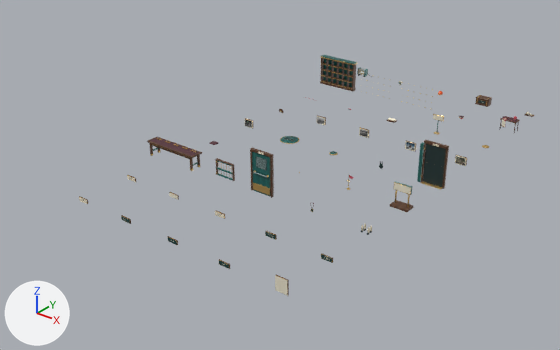
What one commit did to the Blender file handoff-1121/expo-review/workshop-v4/visitor-services.blend.
One viewpoint serves both versions: a 50 mm camera at (27.6, -43.7, 17.2) aimed at (4.7, -15.0, -0.5). The lights are fixed; the arrows at lower left show +X, +Y and +Z. The older version comes first.

Objects in the first picture: 'annex_cabinet_body', 'annex_corrections_desk_body', 'annex_fire_exit_body', 'annex_keeper_door_body' and 23 more.
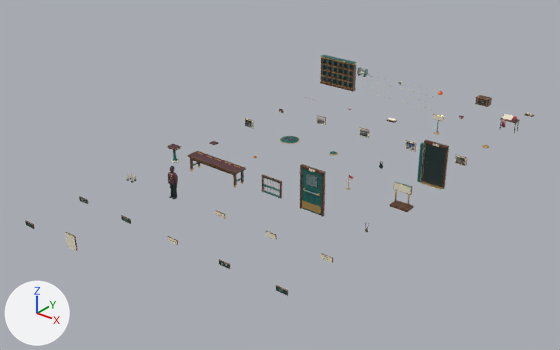
Not drawn themselves, but carrying or shaping drawn objects: ob_annex_corrections_desk, ob_annex_forum_leaf, ob_annex_fire_exit, ob_annex_hooves_under, ob_annex_read_invite, ob_annex_permit, ob_annex_record.

Location of each change, [x1, y1, x2, y2] in pixels of the pictures (560 x 350 px):
'annex_fire_exit_body', moved
    before: [250, 148, 274, 198]
    after: [300, 164, 326, 217]
'annex_corrections_desk_body', moved
    before: [147, 137, 202, 171]
    after: [187, 151, 246, 187]
'annex_forum_leaf_body', moved
    before: [215, 158, 235, 181]
    after: [261, 175, 282, 199]
'record_face', moved
    before: [275, 275, 287, 295]
    after: [66, 233, 76, 251]
'annex_photo_visitor_body', added
    after: [168, 166, 178, 199]
'annex_display_stand_body', added
    after: [167, 144, 181, 163]
'annex_read_invite_body', moved
    before: [321, 253, 333, 263]
    after: [121, 215, 131, 224]
'annex_hooves_under_body', moved
    before: [361, 223, 372, 235]
    after: [127, 173, 136, 183]
'annex_permit_body', moved
    before: [219, 259, 230, 269]
    after: [25, 220, 34, 229]
'annex_record_body', moved
    before: [276, 275, 289, 296]
    after: [66, 232, 77, 251]

The change, as a diff of the scene's bpy script:
```diff
--- a/handoff-1121/expo-review/workshop-v4/visitor-services.blend.py
+++ b/handoff-1121/expo-review/workshop-v4/visitor-services.blend.py
@@ ob_annex_corrections_desk @@
 ob_annex_corrections_desk = bpy.data.objects.new('annex_corrections_desk', None)
-ob_annex_corrections_desk.location = (0.0, -18.0, 0.0)
+ob_annex_corrections_desk.location = (3.0, -18.0, 0.0)
@@ ob_annex_forum_leaf @@
 ob_annex_forum_leaf = bpy.data.objects.new('annex_forum_leaf', None)
-ob_annex_forum_leaf.location = (3.0, -18.0, 0.0)
+ob_annex_forum_leaf.location = (6.0, -18.0, 0.0)
@@ ob_annex_fire_exit @@
 ob_annex_fire_exit = bpy.data.objects.new('annex_fire_exit', None)
-ob_annex_fire_exit.location = (6.0, -18.0, 0.0)
+ob_annex_fire_exit.location = (9.0, -18.0, 0.0)
@@ ob_annex_hooves_under @@
 ob_annex_hooves_under = bpy.data.objects.new('annex_hooves_under', None)
-ob_annex_hooves_under.location = (12.0, -18.0, 0.0)
+ob_annex_hooves_under.location = (0.0, -21.0, 0.0)
@@ ob_annex_read_invite @@
 ob_annex_read_invite = bpy.data.objects.new('annex_read_invite', None)
-ob_annex_read_invite.location = (12.0, -21.0, 0.0)
+ob_annex_read_invite.location = (3.0, -24.0, 0.0)
@@ ob_annex_permit @@
 ob_annex_permit = bpy.data.objects.new('annex_permit', None)
-ob_annex_permit.location = (9.0, -24.0, 0.0)
+ob_annex_permit.location = (0.0, -27.0, 0.0)
@@ ob_annex_record @@
 ob_annex_record = bpy.data.objects.new('annex_record', None)
-ob_annex_record.location = (12.0, -24.0, 0.0)
+ob_annex_record.location = (3.0, -27.0, 0.0)
@@ ob_annex_photo_visitor_body @@
+ob_annex_photo_visitor_body = bpy.data.objects.new('annex_photo_visitor_body', me_annex_photo_visitor_body)  # 4229 vertices, 2984 faces; spans x -0.31..0.31, y -0.19..0.14, z 0.0..1.67; in mat_ink (dark cyan #223535), mat_green_felt (picture img_collection_felt_jpg), mat_cream (pale yellow #eae2cb), mat_honey_oak (picture img_oak_jpg), mat_madder (red #bc4859), mat_linen (picture img_cloth_jpg), mat_brass (picture img_brass_jpg), mat_print (picture img_collection_print_jpg)
+ob_annex_photo_visitor_body.parent = ob_annex_photo_visitor
+ob_annex_photo_visitor_body.location = (0.0, 0.0, 0.0)
@@ ob_annex_photo_visitor @@
+ob_annex_photo_visitor = bpy.data.objects.new('annex_photo_visitor', None)
+ob_annex_photo_visitor.location = (3.0, -21.0, 0.0)
@@ ob_annex_display_stand_body @@
+ob_annex_display_stand_body = bpy.data.objects.new('annex_display_stand_body', me_annex_display_stand_body)  # 602 vertices, 534 faces; spans x -0.315..0.315, y -0.231..0.231, z 0.0..0.858; in mat_stone (picture img_marble_jpg), mat_enamel (picture img_lagoon_jpg), mat_brass (picture img_brass_jpg), mat_honey_oak (picture img_oak_jpg), mat_green_felt (picture img_collection_felt_jpg)
+ob_annex_display_stand_body.parent = ob_annex_display_stand
+ob_annex_display_stand_body.location = (0.0, 0.0, 0.0)
@@ ob_annex_display_stand @@
+ob_annex_display_stand = bpy.data.objects.new('annex_display_stand', None)
+ob_annex_display_stand.location = (0.0, -18.0, 0.0)
```
